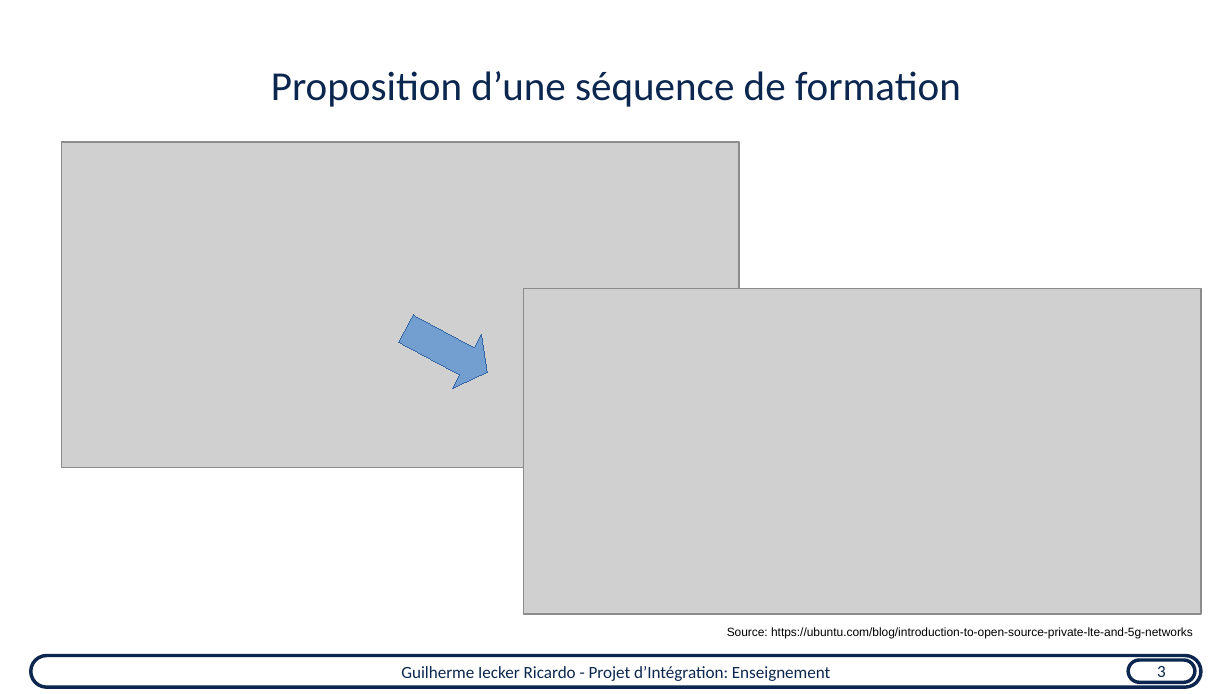
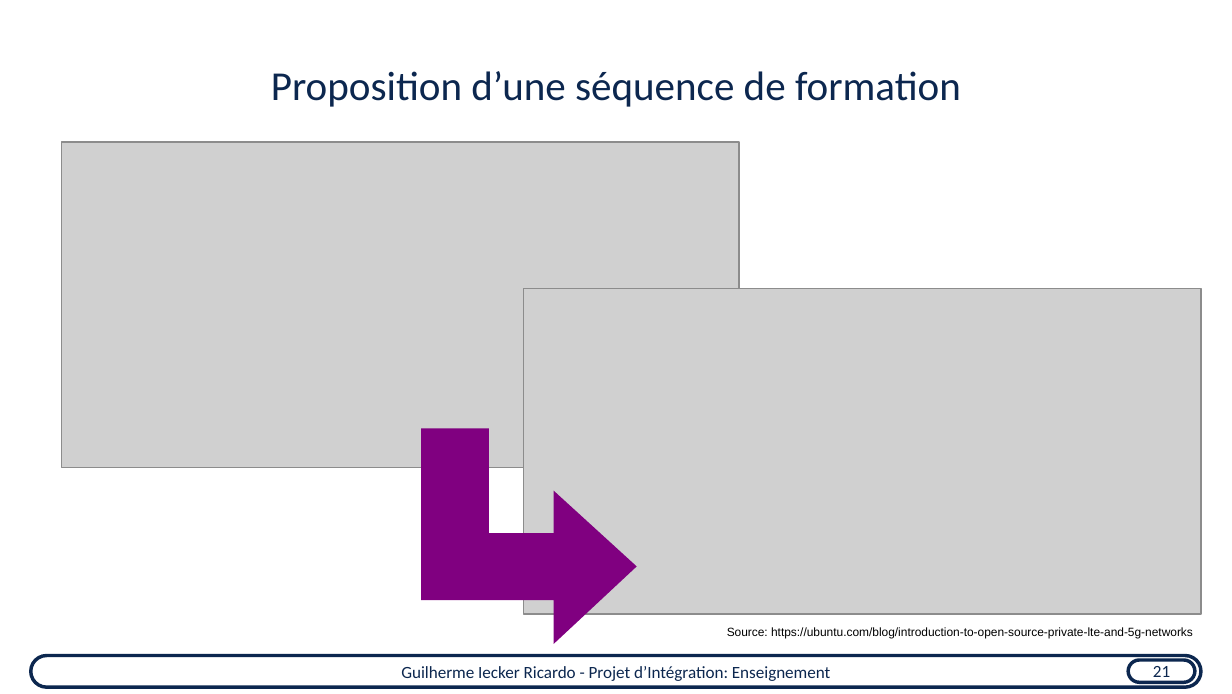
Before and after one commit to guilhermeir/mcf, a slide deck: slide 23 of toulouse_audition.odp (slide 21 before the commit). Drawn at 1232x694 pixels with LibreOffice and Linux fonts; fonts in the diff are those of the drawing; grey boxes stand for pictures. Boxes give left, top, right and bottom in pixels: in the first picture for what was removed or moved away, otherwise in the second. Text is boxed around its words. In the diff, an @@ line names an element or a change of style, - is before the commit and + after.

```diff
--- a/toulouse_audition.odp
+++ b/toulouse_audition.odp
@@ right arrow removed at (391, 301, 502, 399) @@
@@ freeform shape added at (421, 428, 637, 643), fill #800080 @@
@@ text in rounded rectangle at (1153, 666, 1170, 683): text changed @@
-3
+21
```
Also in this commit, not shown: 16 other slides changed, 2 slides added, 1 other file.
